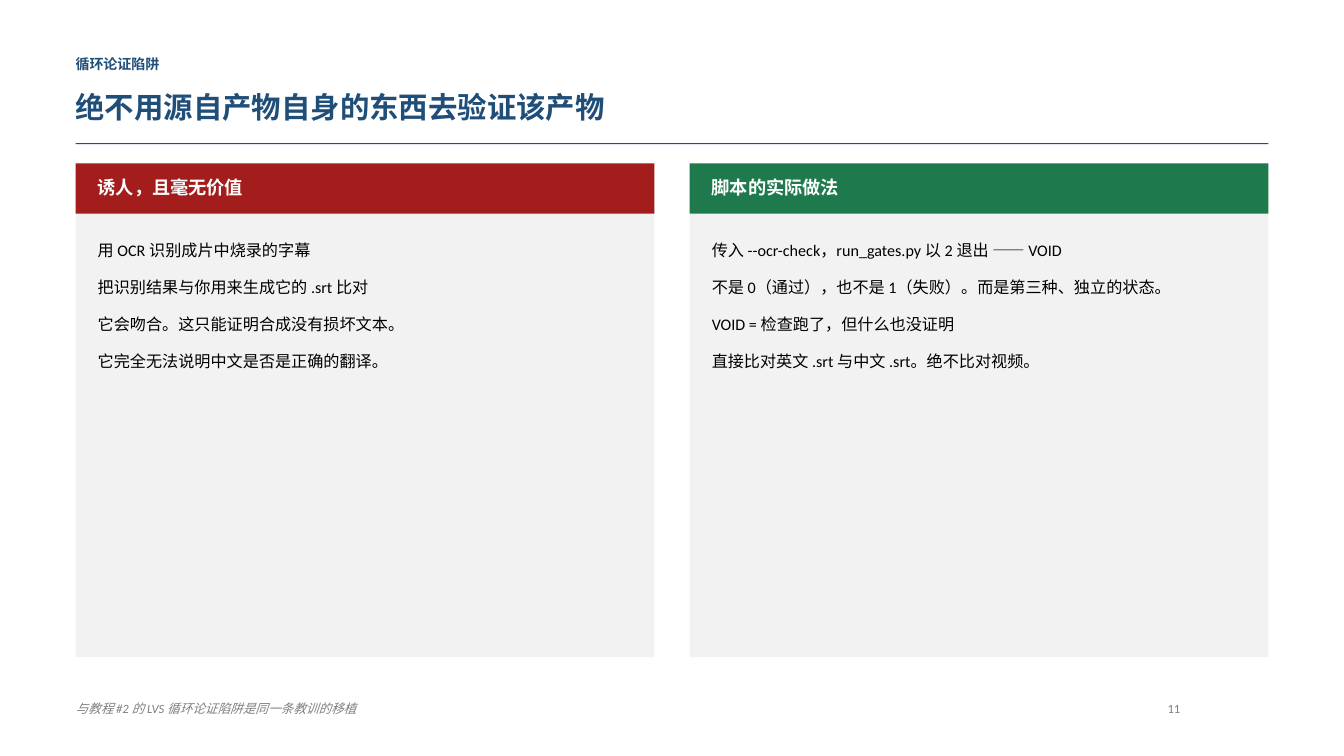
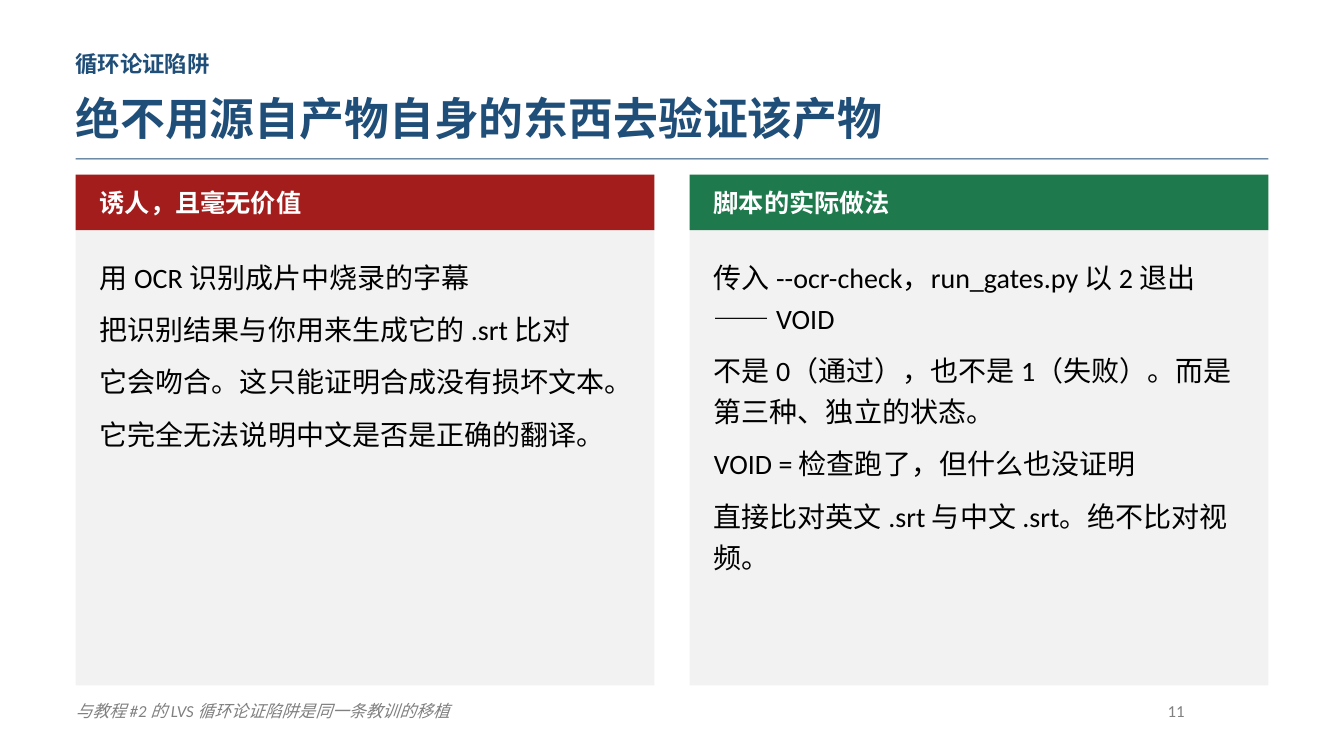
Before and after one commit to mikelix/gstack-tutorial-3, a slide deck: slide 12 of dist/gstack-tutorial-3_ZH.pptx. Drawn at 1344x756 pixels with LibreOffice and Linux fonts; fonts in the diff are those of the drawing. Boxes give left, top, right and bottom in pixels: in the first picture for what was removed or moved away, otherwise in the second. Text is boxed around its words. In the diff, an @@ line names an element or a change of style, - is before the commit and + after.

```diff
--- a/dist/gstack-tutorial-3_ZH.pptx
+++ b/dist/gstack-tutorial-3_ZH.pptx
@@ text "循环论证陷阱" at box(76, 53, 210, 74): size 10 to 16 pt @@
@@ text "绝不用源自产物自身的东西去验证该产物" at box(76, 96, 883, 140): size 21 to 32 pt; line spacing 1.05 to 1.08 @@
@@ rectangle: place and size @@
-rectangle at box(76, 163, 654, 214)
+rectangle at box(76, 174, 654, 230)
@@ rectangle: place and size @@
-rectangle at box(76, 143, 1268, 144)
+rectangle at box(76, 158, 1268, 159)
@@ rectangle: place and size @@
-rectangle at box(76, 163, 654, 657)
+rectangle at box(76, 174, 654, 686)
@@ rectangle: place and size @@
-rectangle at box(690, 163, 1268, 214)
+rectangle at box(690, 174, 1268, 230)
@@ rectangle: place and size @@
-rectangle at box(690, 163, 1268, 657)
+rectangle at box(690, 174, 1268, 686)
@@ text "诱人，且毫无价值": place and size @@
-text "诱人，且毫无价值" at box(98, 178, 243, 197)
+text "诱人，且毫无价值" at box(100, 190, 302, 216)
@@ text "诱人，且毫无价值" at box(100, 190, 302, 216): size 13 to 18 pt @@
@@ text "脚本的实际做法" at box(714, 190, 890, 215): size 13 to 18 pt @@
@@ text "脚本的实际做法": place and size @@
-text "脚本的实际做法" at box(712, 178, 839, 196)
+text "脚本的实际做法" at box(714, 190, 890, 215)
@@ text "用 OCR 识别成片中烧录的字幕": place and size @@
-text "用 OCR 识别成片中烧录的字幕" at box(98, 242, 404, 369)
+text "用 OCR 识别成片中烧录的字幕" at box(100, 264, 633, 448)
@@ text "用 OCR 识别成片中烧录的字幕" at box(100, 264, 633, 448): size 11.5 to 20 pt; line spacing 1.25 to 1.22; less space between paragraphs @@
@@ text "传入 --ocr-check，run_gates.py 以 2 退出 ..." at box(714, 264, 1231, 570): size 11.5 to 20 pt; line spacing 1.25 to 1.22; less space between paragraphs @@
@@ text "传入 --ocr-check，run_gates.py 以 2 退出 ...": place and size @@
-text "传入 --ocr-check，run_gates.py 以 2 退出 ..." at box(712, 242, 1170, 369)
+text "传入 --ocr-check，run_gates.py 以 2 退出 ..." at box(714, 264, 1231, 570)
@@ text "与教程 #2 的 LVS 循环论证陷阱是同一条教训的移植" at box(76, 703, 450, 719): size 9 to 12 pt @@
@@ text "11" at box(1168, 706, 1185, 717): size 9 to 12 pt @@
```
Also in this commit, not shown: 30 other slides changed, 4 other files.
